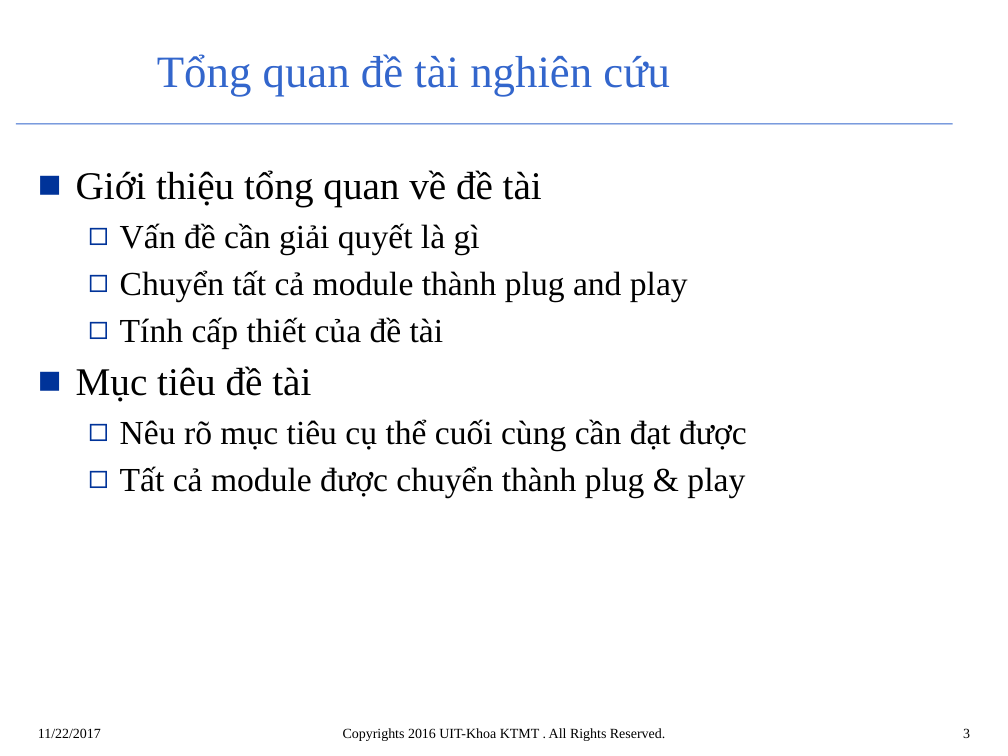
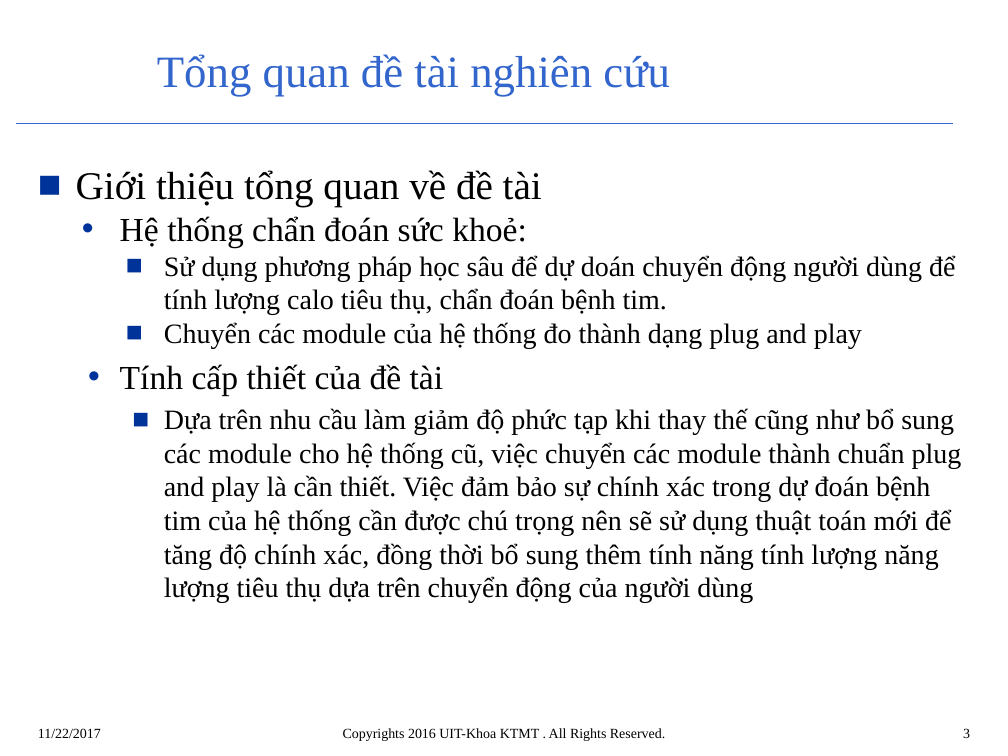
Before and after one commit to nguyenphu27/MyThesis, a slide deck: slide 3 of 00_Document/mau bao cao giua ky/Mau_BaoCao_LVTN_Trinhbay.pptx. Drawn at 1008x756 pixels with LibreOffice and Linux fonts; fonts in the diff are those of the drawing; background and template pictures are left out. Boxes give left, top, right and bottom in pixels: in the first picture for what was removed or moved away, otherwise in the second. Text is boxed around its words. In the diff, an @@ line names an element or a change of style, - is before the commit and + after.

```diff
--- a/00_Document/mau bao cao giua ky/Mau_BaoCao_LVTN_Trinhbay.pptx
+++ b/00_Document/mau bao cao giua ky/Mau_BaoCao_LVTN_Trinhbay.pptx
@@ text at (76, 170, 542, 395): less space between paragraphs; bullet ◻ to • @@
@@ text at (120, 216, 955, 348): text changed; size 24 to 20 pt @@
-  ◻ Vấn đề cần giải quyết là gì
-  ◻ Chuyển tất cả module thành plug and play
+  • Hệ thống chẩn đoán sức khoẻ:
+    ■ Sử dụng phương pháp học sâu để dự doán chuyển động người dùng để tính lượng calo tiêu thụ, chẩn đoán bệnh tim.
+    ■ Chuyển các module của hệ thống đo thành dạng plug and play
@@ text at (164, 408, 962, 603): text changed; size 24 to 20 pt @@
-■ Mục tiêu đề tài
-  ◻ Nêu rõ mục tiêu cụ thể cuối cùng cần đạt được
-  ◻ Tất cả module được chuyển thành plug & play
+    ■ Dựa trên nhu cầu làm giảm độ phức tạp khi thay thế cũng như bổ sung các module cho hệ thống cũ, việc chuyển các module thành chuẩn plug and play là cần thiết. Việc đảm bảo sự chính xác trong dự đoán bệnh tim của hệ thống cần được chú trọng nên sẽ sử dụng thuật toán mới để tăng độ chính xác, đồng thời bổ sung thêm tính năng tính lượng năng lượng tiêu thụ dựa trên chuyển động của người dùng
```
Also in this commit, not shown: 12 other slides changed, 5 slides added, 1 other file.
